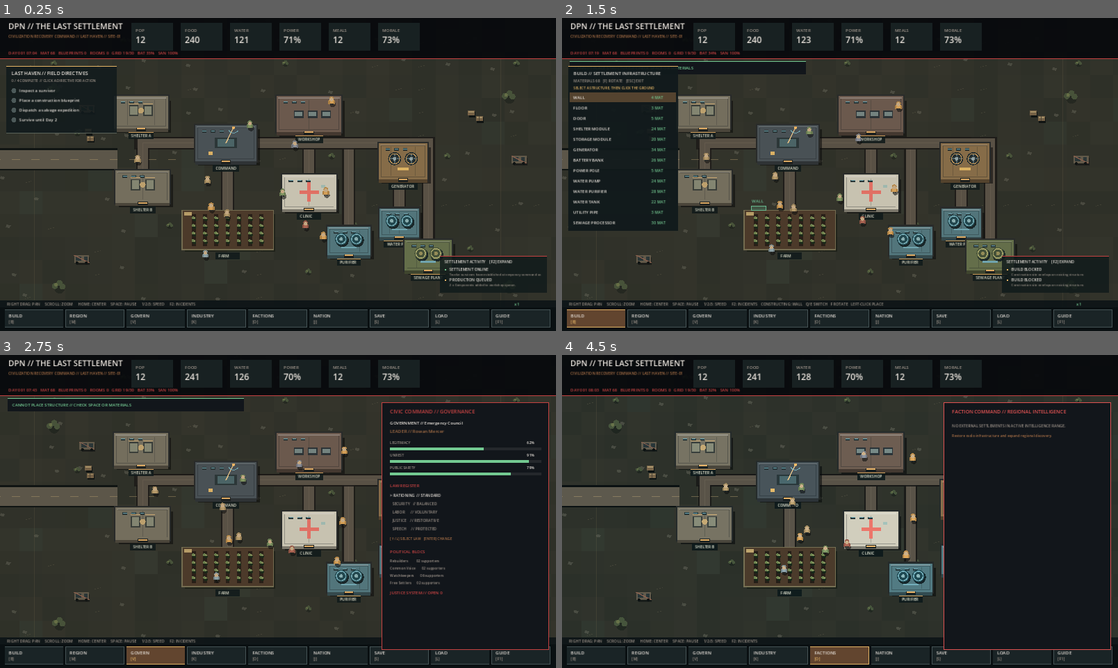
Above: before the commit, frames 1-4 (two rows, left to right).
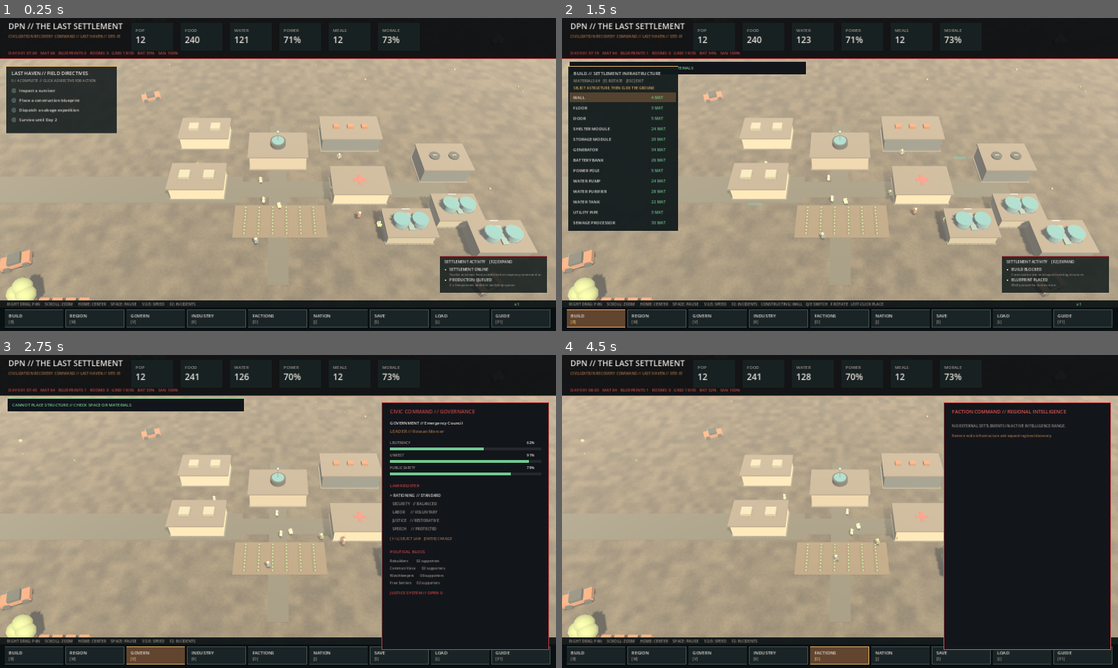
Above: after the commit, the same moments.

Repository: DPN-Technology/The-Last-Settlement
Game: Godot game, scene res://src/Main.tscn
Same seed, same stepped clock (60 frames per second), same inputs: the game is played once before the commit and once after it.
Inputs (mouse positions are in pixels of both pictures, inside the frame that each line leads up to):
- Up to frame 1 (0.25 s): no input
- Up to frame 2 (1.5 s): tap Enter at 0.5 s; move the mouse to (962, 158) at 0.52 s; hold Right 0.53-1.25 s; tap B at 0.6 s; click (962, 158) at 0.67 s; tap Space at 0.77, 1.25 s; drag from (728, 190) to (812, 237) at 1.27 s
- Up to frame 3 (2.75 s): move the mouse to (333, 442) at 2.02 s; hold Right from 2.03 s (still down); tap V at 2.1 s; click (333, 442) at 2.17 s
- Up to frame 4 (4.5 s): release Right at 2.75 s; drag from (812, 574) to (673, 464) at 2.77 s; move the mouse to (1006, 558) at 3.52 s; hold Left 3.53-4.25 s; tap O at 3.6 s; click (1006, 558) at 3.67 s; tap Space at 3.77 s; tap Enter at 4.25 s; drag from (673, 464) to (756, 433) at 4.27 s

The runs differ from the first frame. In frame 1, 71% of the frame differs, in the area x 0-100%, y 13-91%; in frame 2, 63%; in frame 3, 53%; in frame 4, 54%.

Commit message:
feat(3d): render real 3D viewport behind campaign UI, use 3D ray projection and orbit camera controls

Diff:
--- a/src/main.gd
+++ b/src/main.gd
@@ -14,7 +14,10 @@
 const RUST := Color("#a46d45")
 
 var sim := SettlementSimulation.new()
-var settlement_visuals := SettlementVisuals.new()
+# 3D world renders to a dedicated viewport; the existing campaign HUD stays
+# CanvasItem-based until it is replaced with proper screen-space UI scenes.
+var settlement_viewport: SubViewport
+var settlement_world: SettlementWorld3D
 var update_manager := UpdateManager.new()
 var update_mode := false
 var help_mode := false
@@ -60,6 +63,16 @@
 const TOOLBAR_KEYS := [KEY_B, KEY_M, KEY_V, KEY_K, KEY_O, KEY_J, KEY_S, KEY_L, KEY_F1]
 
 func _ready() -> void:
+	settlement_viewport = SubViewport.new()
+	settlement_viewport.name = "Live3DViewport"
+	settlement_viewport.size = Vector2i(get_viewport_rect().size)
+	settlement_viewport.own_world_3d = true
+	settlement_viewport.render_target_update_mode = SubViewport.UPDATE_ALWAYS
+	settlement_viewport.msaa_3d = Viewport.MSAA_4X
+	add_child(settlement_viewport)
+	settlement_world = SettlementWorld3D.new()
+	settlement_world.name = "LastHavenWorld"
+	settlement_viewport.add_child(settlement_world)
 	add_child(update_manager)
 	update_manager.configure(SettlementSimulation.SAVE_VERSION)
 	update_manager.state_changed.connect(queue_redraw)
@@ -68,12 +81,16 @@
 	queue_redraw()
 
 func _process(delta: float) -> void:
+	var screen_size := Vector2i(get_viewport_rect().size)
+	if settlement_viewport.size != screen_size and screen_size.x > 0 and screen_size.y > 0:
+		settlement_viewport.size = screen_size
 	sim.update(delta)
 	sim.check_field_objectives()
 	if not sim.paused:
 		_update_citizens(delta)
 	if playtest_notice_seconds > 0.0:
 		playtest_notice_seconds = maxf(0.0, playtest_notice_seconds - delta)
+	settlement_world.sync(sim, selected_building, selected_citizen, build_mode, mouse_world, sim.get_build_catalog()[build_catalog_index], build_rotated, delta)
 	queue_redraw()
 
 func _update_citizens(delta: float) -> void:
@@ -137,13 +154,15 @@
 		_draw_selection_panel()
 
 func _world_point(p: Vector2) -> Vector2:
-	return (p + camera_offset) * zoom
+	return settlement_world.screen_at(p) if settlement_world != null else (p + camera_offset) * zoom
 
 func _screen_to_world(p: Vector2) -> Vector2:
-	return p / zoom - camera_offset
+	return settlement_world.ground_at(p) if settlement_world != null else p / zoom - camera_offset
 
 func _draw_world() -> void:
-	settlement_visuals.render(self, sim, camera_offset, zoom, selected_building, selected_citizen, build_mode, mouse_world, build_rotated, sim.get_build_catalog()[build_catalog_index])
+	if settlement_viewport != null:
+		draw_texture_rect(settlement_viewport.get_texture(), Rect2(Vector2.ZERO, get_viewport_rect().size), false)
+
 
 func _draw_utility_overlay() -> void:
 	if utility_overlay == 0:
@@ -754,8 +773,7 @@
 	return true
 
 func _focus_world_position(world: Vector2) -> void:
-	var vp := get_viewport_rect().size
-	camera_offset = Vector2(vp.x * 0.50, vp.y * 0.48) / zoom - world
+	settlement_world.focus_game(world)
 
 func _draw_build_palette() -> void:
 	var catalog := sim.get_build_catalog()
@@ -1394,13 +1412,9 @@
 			else:
 				_select_at(event.position)
 		elif event.button_index == MOUSE_BUTTON_WHEEL_UP and event.pressed:
-			var world_anchor := _screen_to_world(event.position)
-			zoom = minf(1.75, zoom + 0.08)
-			camera_offset = event.position / zoom - world_anchor
+			settlement_world.zoom_camera(-1.0)
 		elif event.button_index == MOUSE_BUTTON_WHEEL_DOWN and event.pressed:
-			var world_anchor := _screen_to_world(event.position)
-			zoom = maxf(0.6, zoom - 0.08)
-			camera_offset = event.position / zoom - world_anchor
+			settlement_world.zoom_camera(1.0)
 		elif event.button_index in [MOUSE_BUTTON_MIDDLE, MOUSE_BUTTON_RIGHT]:
 			dragging = event.pressed
 			drag_origin = event.position
@@ -1408,5 +1422,5 @@
 		mouse_world = _screen_to_world(event.position)
 		if dragging:
 			var drag_delta: Vector2 = event.position - drag_origin
-			camera_offset += drag_delta / zoom
+			settlement_world.pan_screen(drag_delta)
 			drag_origin = event.position
